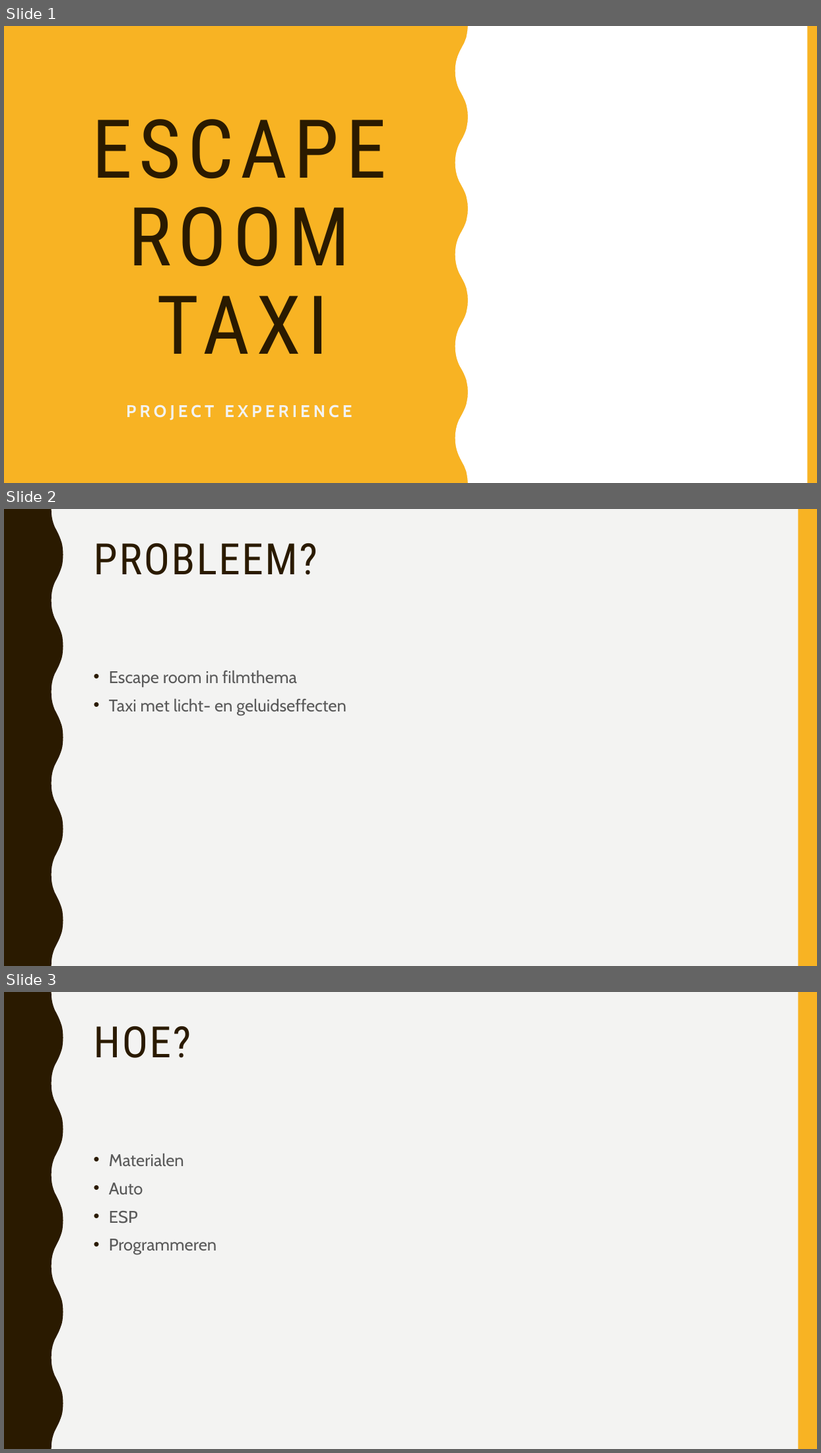
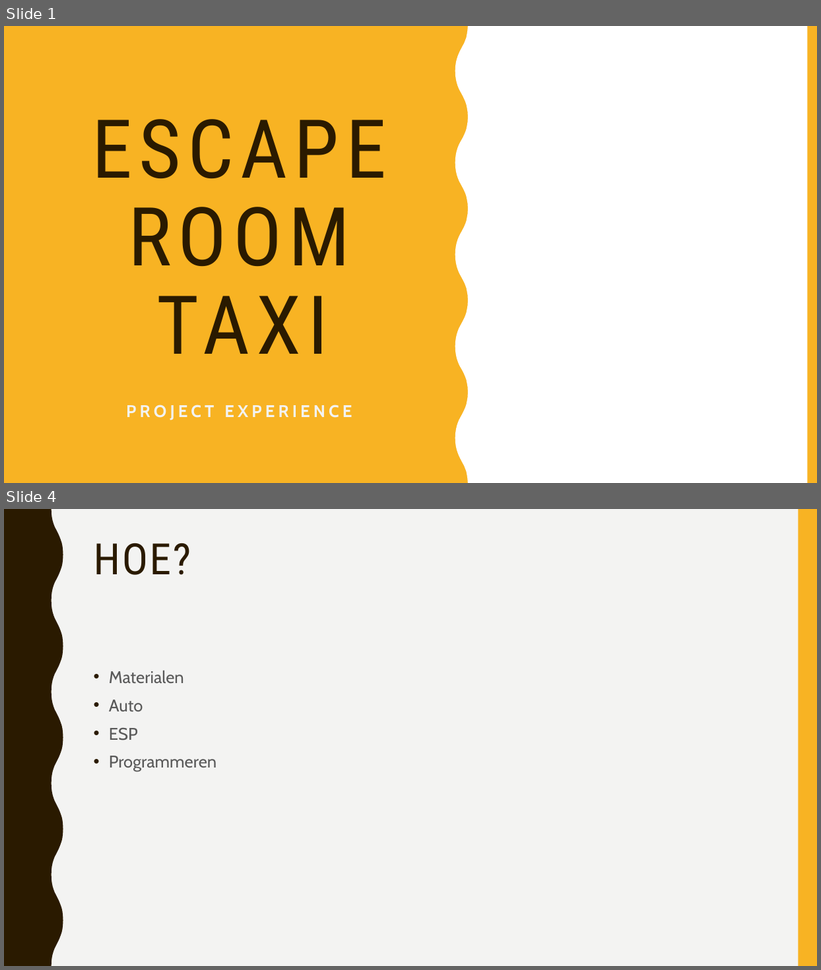
Before and after one commit to vives-project-xp/Taxi, a slide deck: School presentatie/Escape_room_taxi_projectxp.pptx. Shown one above the other, each under a label of ours: slides 1, 2 and 3 before the commit, slides 1 and 4 after it; the slides between them are not shown. The pictures are 821x1453 and 821x970 pixels, drawn with LibreOffice and Linux fonts; fonts in the diff are those of the drawing. Boxes give left, top, right and bottom in pixels: in the first picture for what was removed or moved away, otherwise in the second. Text is boxed around its words. In the diff, an @@ line names an element or a change of style, - is before the commit and + after.

```diff
--- a/School presentatie/Escape_room_taxi_projectxp.pptx
+++ b/School presentatie/Escape_room_taxi_projectxp.pptx
@@ slide 2 removed at (x1=4, y1=509, x2=817, y2=966), background #F3F3F2; not listed: 2 template elements that a slide beside it also shows @@
@@ title removed at (x1=94, y1=543, x2=318, y2=575) @@
-PROBLEEM?
@@ text removed at (x1=109, y1=670, x2=347, y2=715) @@
-• Escape room in filmthema
-• Taxi met licht- en geluidseffecten
@@ what was slide 3 is now slide 4 @@
```
Also in this commit, not shown: 2 slides added.
